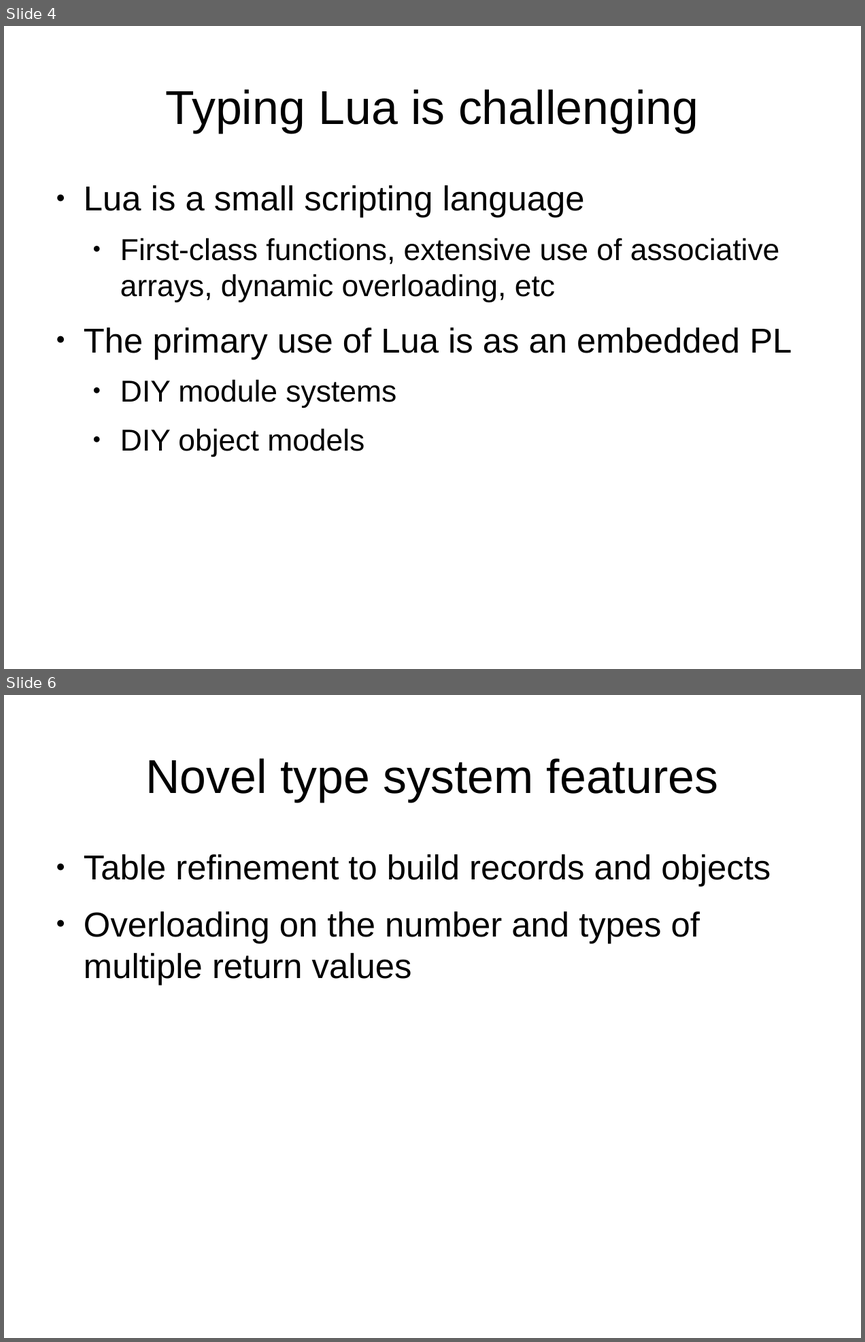
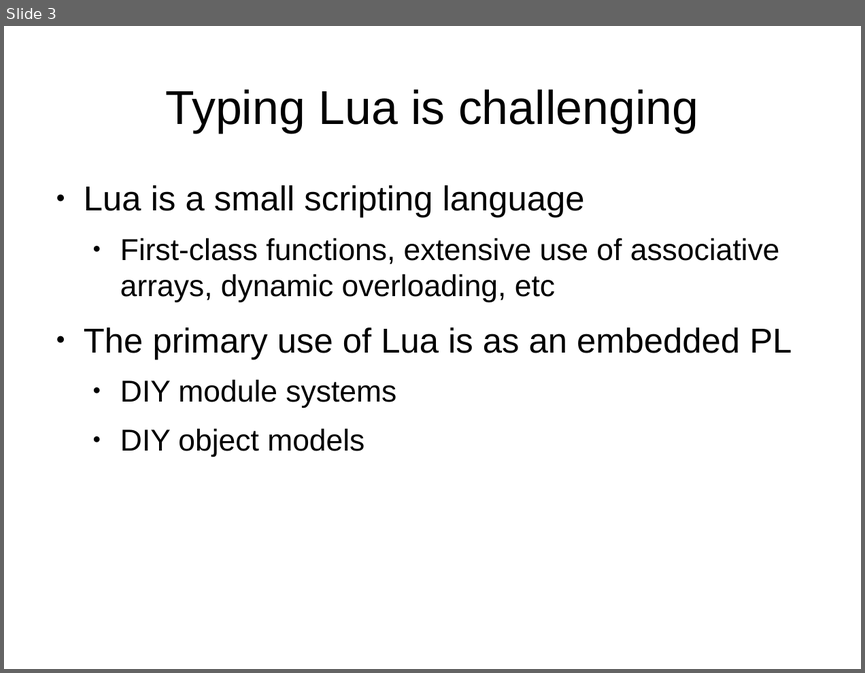
Before and after one commit to andremm/typedlua, a slide deck: doc/slides/dls2015.odp. Shown one above the other, each under a label of ours: slides 4 and 6 before the commit, slide 3 after it; the slides between them are not shown. The pictures are 865x1342 and 865x673 pixels, drawn with LibreOffice and Linux fonts; fonts in the diff are those of the drawing. Boxes give left, top, right and bottom in pixels: in the first picture for what was removed or moved away, otherwise in the second. Text is boxed around its words. In the diff, an @@ line names an element or a change of style, - is before the commit and + after.

Commit message:
Replacing text slides by example slides

```diff
--- a/doc/slides/dls2015.odp
+++ b/doc/slides/dls2015.odp
@@ slide 6 removed at (4,695,861,1338), background #FFFFFF @@
@@ title removed at (145,758,718,802) @@
-Novel type system features
@@ text removed at (84,854,770,985) @@
-● Table refinement to build records and objects
-● Overloading on the number and types of multiple return values
@@ what was slide 4 is now slide 3 @@
```
Also in this commit, not shown: 8 slides changed, 2 slides added, 5 other slides removed.
